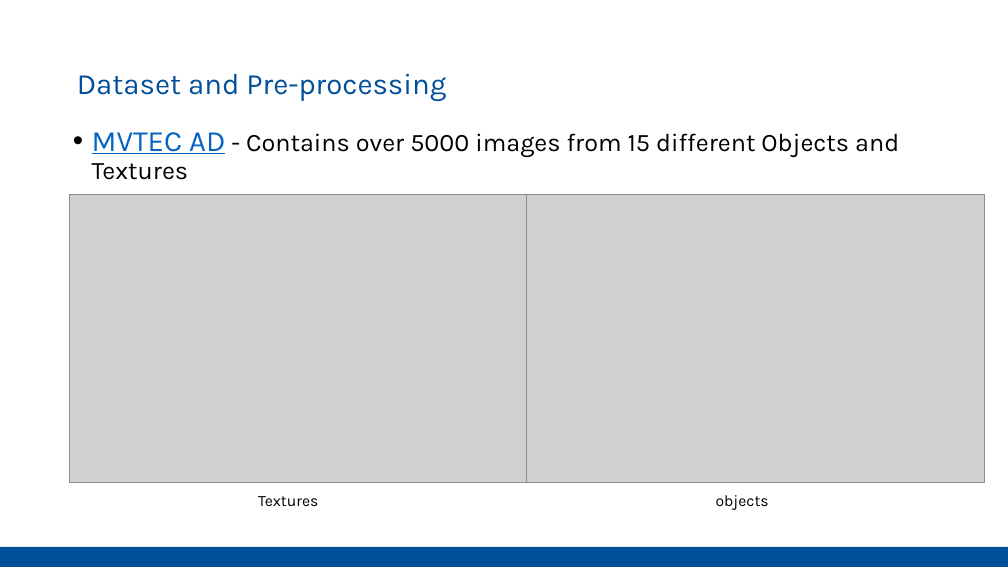
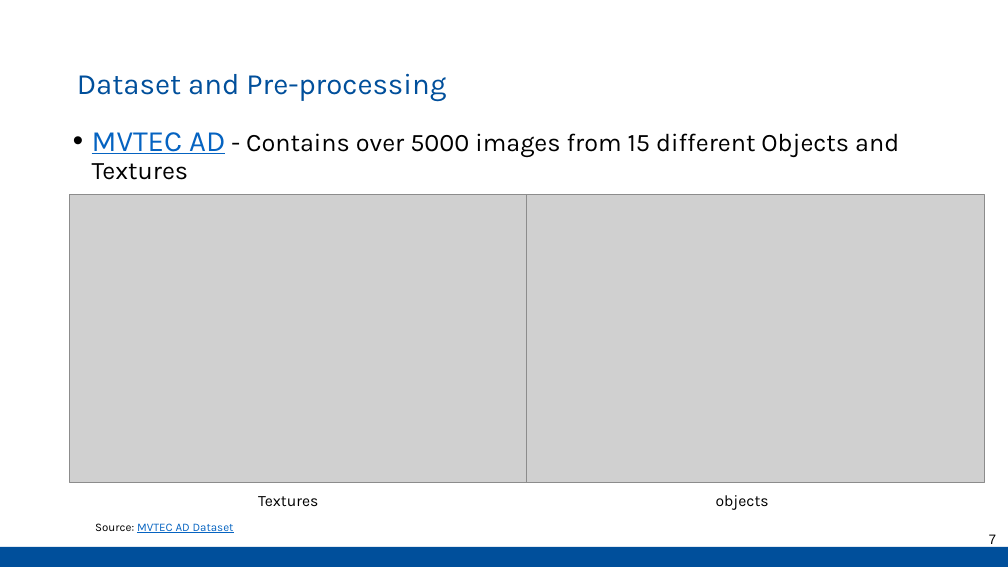
Before and after one commit to Pathi-rao/Image-Similarity-Estimation-using-Siamese-Neural-Networks, a slide deck: slide 7 of presentation.pptx. Drawn at 1008x567 pixels with LibreOffice and Linux fonts; fonts in the diff are those of the drawing; grey boxes stand for pictures. Boxes give left, top, right and bottom in pixels: in the first picture for what was removed or moved away, otherwise in the second. Text is boxed around its words. In the diff, an @@ line names an element or a change of style, - is before the commit and + after.

```diff
--- a/presentation.pptx
+++ b/presentation.pptx
@@ text added at (x1=95, y1=523, x2=234, y2=533), 11 pt, text #0563C1, underline @@
+Source: MVTEC AD Dataset
@@ page number added at (x1=989, y1=534, x2=997, y2=544), 13 pt, text #000000 @@
+7
```
Also in this commit, not shown: 7 other slides changed, 10 slides added, 3 slides removed.
